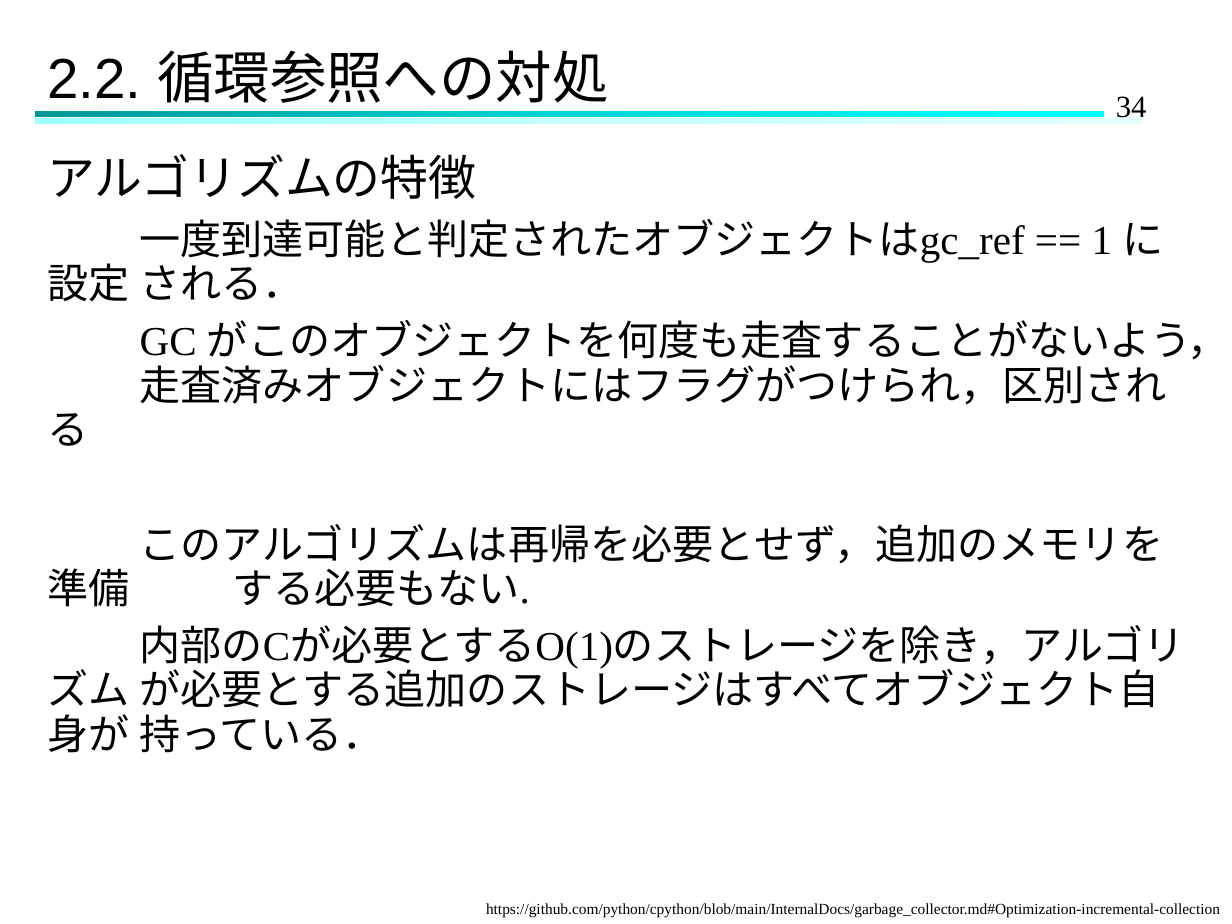
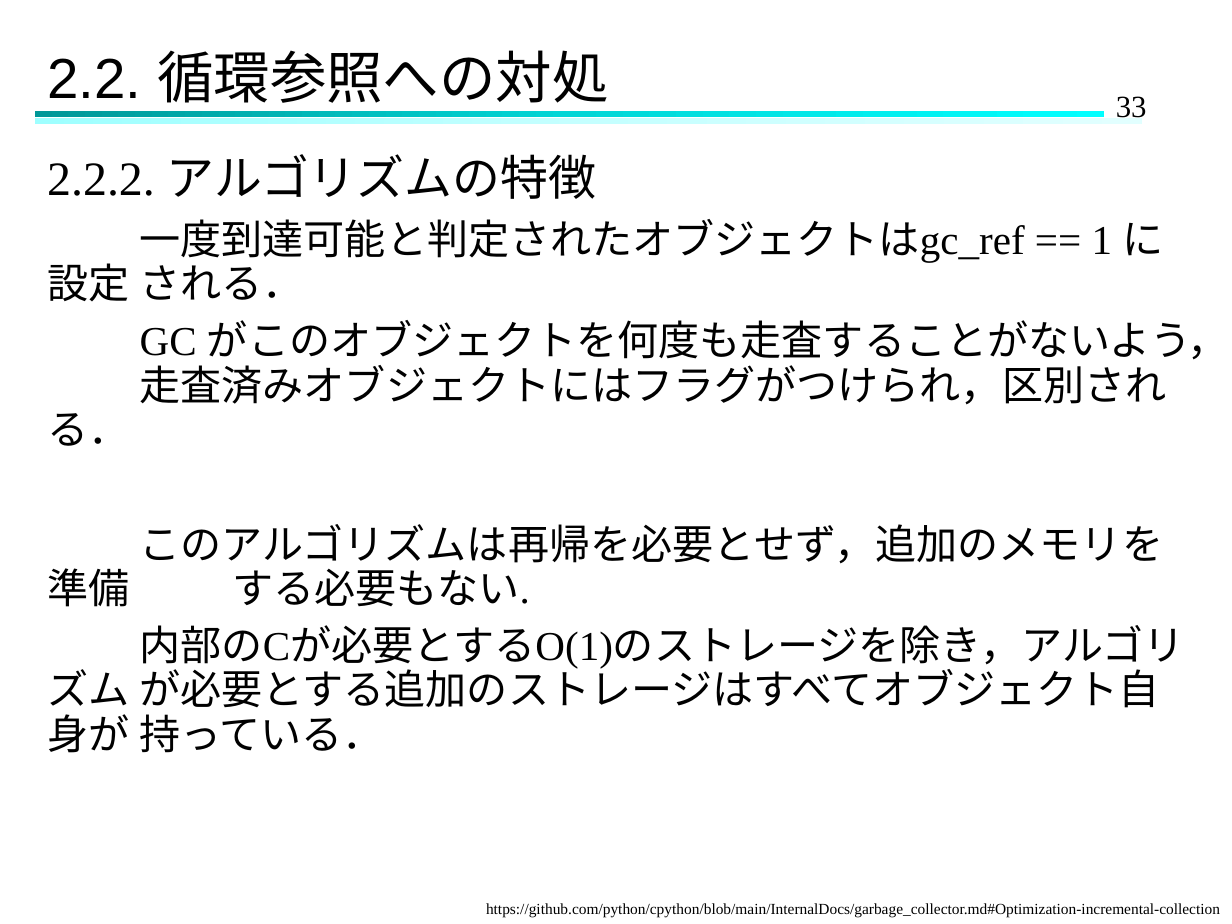
Before and after one commit to Hinata-Mikami/HinataMikami, a slide deck: slide 33 of 研究室関連/ゼミ/2024.11.27ゼミ.pptx (slide 34 before the commit). Drawn at 1232x924 pixels with LibreOffice and Linux fonts; fonts in the diff are those of the drawing. Boxes give left, top, right and bottom in pixels: in the first picture for what was removed or moved away, otherwise in the second. Text is boxed around its words. In the diff, an @@ line names an element or a change of style, - is before the commit and + after.

```diff
--- a/研究室関連/ゼミ/2024.11.27ゼミ.pptx
+++ b/研究室関連/ゼミ/2024.11.27ゼミ.pptx
@@ page number at box(1116, 96, 1147, 118): text changed @@
-34
+33
@@ text at box(47, 154, 596, 199): text changed @@
-アルゴリズムの特徴
+2.2.2. アルゴリズムの特徴
@@ text at box(47, 320, 1229, 446): text changed @@
-GC がこのオブジェクトを何度も走査することがないよう， 走査済みオブジェクトにはフラグがつけられ，区別される
+GC がこのオブジェクトを何度も走査することがないよう， 走査済みオブジェクトにはフラグがつけられ，区別される．
```
Also in this commit, not shown: 14 other slides changed, 12 slides added, 2 other files.
